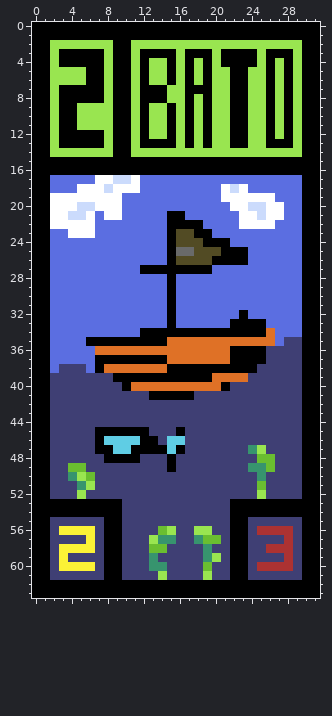
One commit to this pixel-art sprite: assets/ExampleCard.png. Above, as it was before the edit.
The file is 32x64 pixels.
After the commit:
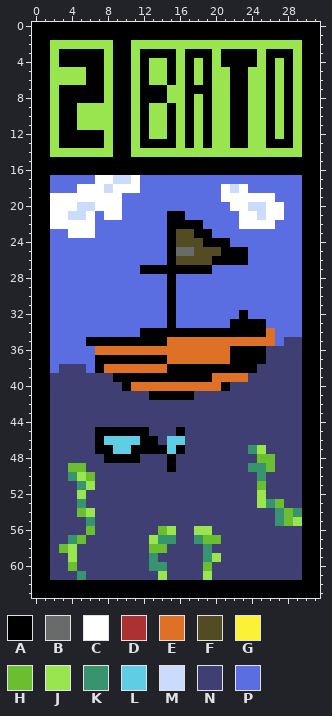
Palette (. is transparent): A #000000  B #696a6a  C #ffffff  D #ac3232  E #df7126  F #524b24  G #fbf236  H #6abe30  J #99e550  K #37946e  L #5fcde4  M #cbdbfc  N #3f3f74  P #5b6ee1
From old to new:
@@ x 0..31 @@
 52 AANNNJNNNNNNNNNNNNNNNNNNNJNNNNAA
-53 AAAAAAAAAANNNNNNNNNNNNAAAAAAAAAA
-54 AAAAAAAAAANNNNNNNNNNNNAAAAAAAAAA
-55 AANNNNNNAANNNNNNNNNNNNAANNNNNNAA
-56 AANGGGGNAANNNNHJNNJJNNAANDDDDNAA
-57 AANNNNGNAANNNJKKNNKHHNAANNNNDNAA
-58 AANGGGGNAANNNHHNNNNKNNAANNDDDNAA
-59 AANGNNNNAANNNKNNNNNKJNAANNNNDNAA
-60 AANGGGGNAANNNKKNNNNHNNAANDDDDNAA
-61 AANNNNNNAANNNNJNNNNJNNAANNNNNNAA
+53 AANNNKNNNNNNNNNNNNNNNNNNNJKHNNAA
+54 AANNNHJNNNNNNNNNNNNNNNNNNNNKHKAA
+55 AANNNNKNNNNNNNNNNNNNNNNNNNNKHJAA
+56 AANNNNHNNNNNNNHJNNJJNNNNNNNNNNAA
+57 AANNKHNNNNNNNJKKNNKHHNNNNNNNNNAA
+58 AANHJNNNNNNNNHHNNNNKNNNNNNNNNNAA
+59 AANNJNNNNNNNNKNNNNNKJNNNNNNNNNAA
+60 AANNHNNNNNNNNKKNNNNHNNNNNNNNNNAA
+61 AANNNKNNNNNNNNJNNNNJNNNNNNNNNNAA
 62 AAAAAAAAAAAAAAAAAAAAAAAAAAAAAAAA
